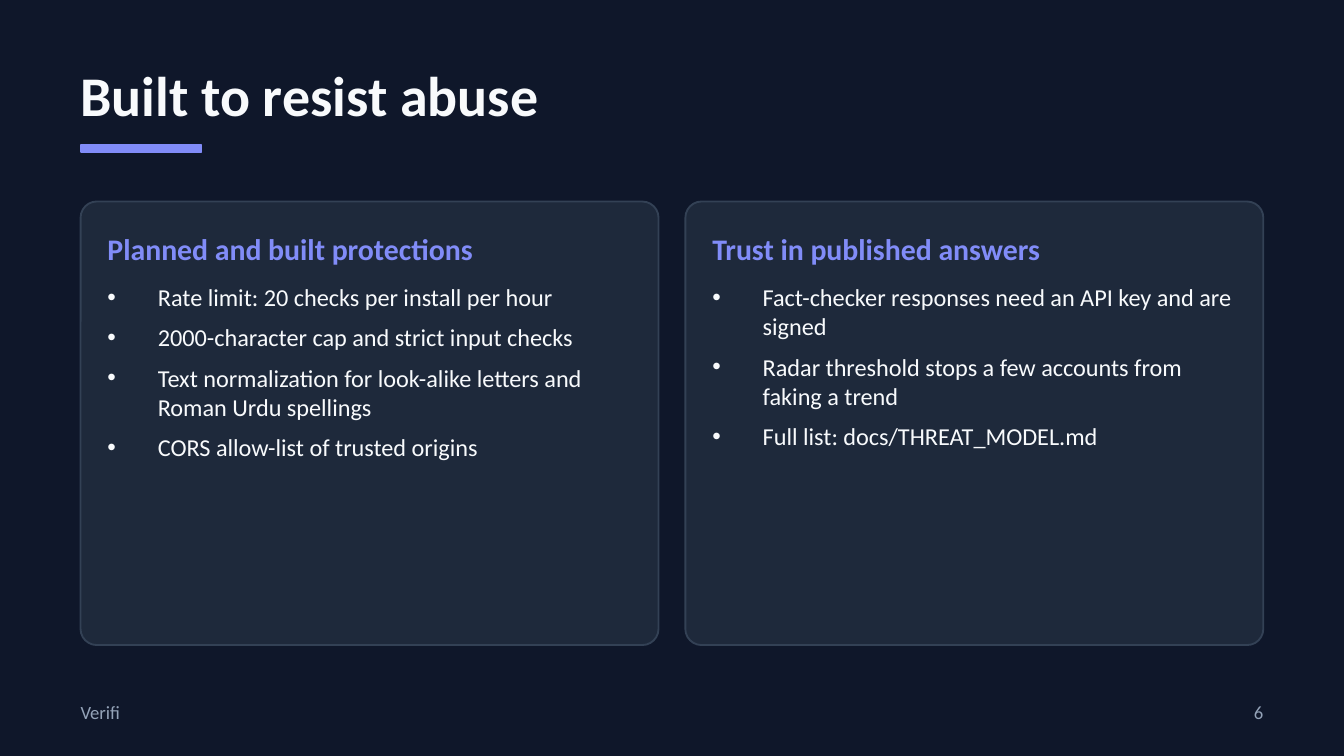
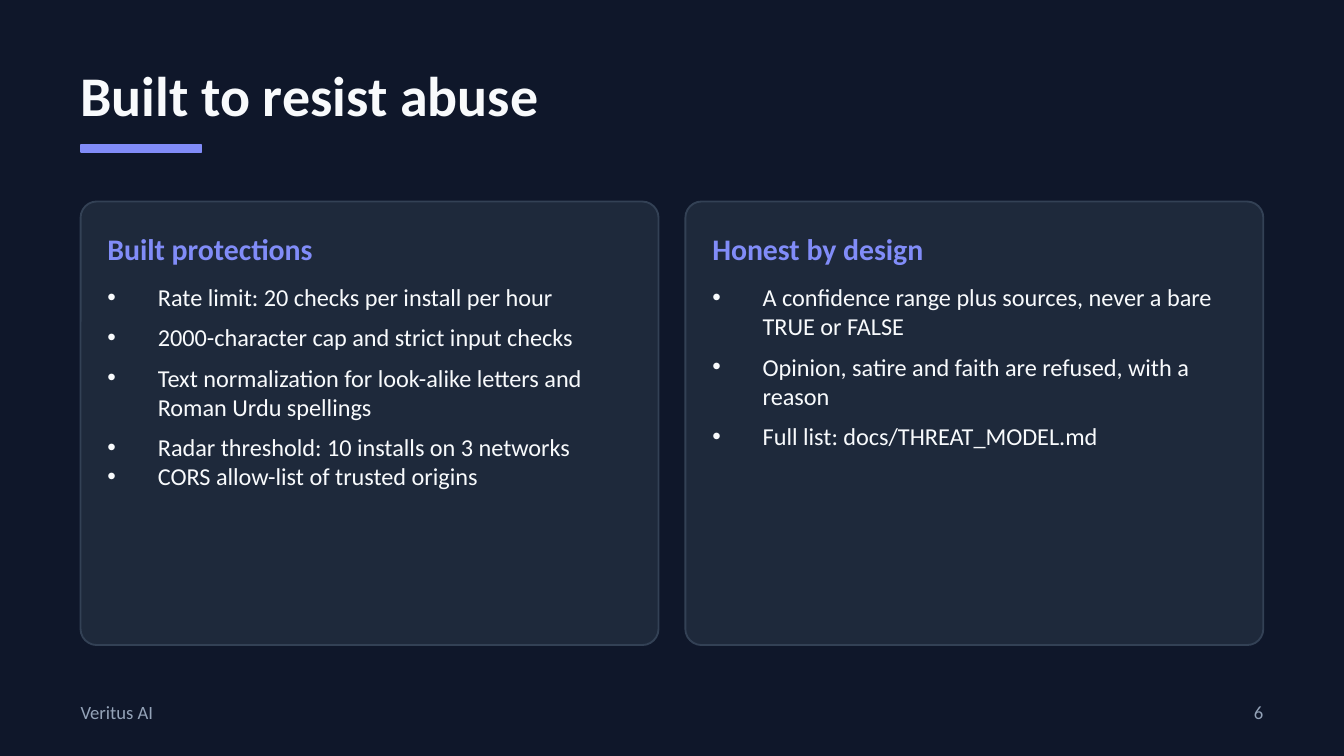
Before and after one commit to Ghunain43/Verirfi, a slide deck: slide 6 of docs/pitch-deck.pptx. Drawn at 1344x756 pixels with LibreOffice and Linux fonts; fonts in the diff are those of the drawing. Boxes give left, top, right and bottom in pixels: in the first picture for what was removed or moved away, otherwise in the second. Text is boxed around its words. In the diff, an @@ line names an element or a change of style, - is before the commit and + after.

```diff
--- a/docs/pitch-deck.pptx
+++ b/docs/pitch-deck.pptx
@@ text at <box>107,239,313,265</box>: text changed @@
-Planned and built protections
+Built protections
@@ text at <box>712,239,923,265</box>: text changed @@
-Trust in published answers
+Honest by design
@@ text at <box>763,289,1211,405</box>: text changed @@
-• Fact-checker responses need an API key and are signed
-• Radar threshold stops a few accounts from faking a trend
+• A confidence range plus sources, never a bare TRUE or FALSE
+• Opinion, satire and faith are refused, with a reason
@@ text at <box>158,439,570,456</box>: paragraph added @@
+• Radar threshold: 10 installs on 3 networks
@@ text at <box>158,468,478,489</box>: more space between paragraphs @@
@@ text at <box>81,706,153,719</box>: text changed @@
-Verifi
+Veritus AI
```
Also in this commit, not shown: 6 other slides changed, 6 other files.
